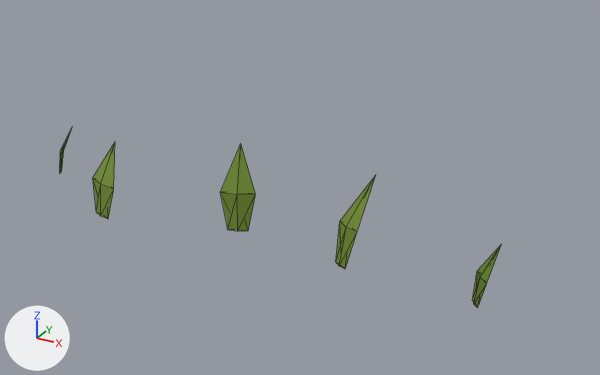
One commit to the glTF model assets/custom/models/tile_decorations/tile_grass_edge_04.glb: the scene before it, then after it.
Camera for both pictures: a 50 mm camera at (0.617, -1.364, 0.55) aimed at (0.066, -0.361, 0.048). Arrows for +X, +Y and +Z are at lower left; the lights stay in place. The picture after the commit comes second. Mesh edges are drawn as thin lines. Vertices at exactly the same position are counted once.

The first picture shows 'tile_grass_edge_04'.
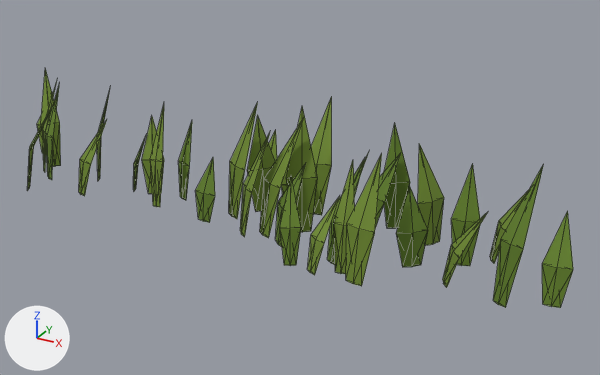
The edits, one by one:
me_tile_grass_edge_04_mesh is used by ob_tile_grass_edge_04; location (0.0, 0.0, 0.0).
me_tile_grass_edge_04_mesh had 45 vertices, 70 faces and spanned x -0.401..0.397, y -0.5..-0.37, z -0.006..0.118.
me_tile_grass_edge_04_mesh now has 324 vertices, 504 faces and spans x -0.494..0.479, y -0.5..-0.268, z -0.006..0.172.
me_tile_grass_edge_04_mesh part 1: the loose piece of 9 vertices spanning x 0.171..0.21, y -0.466..-0.412, z -0.006..0.118 is scaled about its middle by (0.805, 0.825, 0.841), then moved by (-0.028, -0.039, -0.01).
me_tile_grass_edge_04_mesh part 2: the loose piece of 9 vertices spanning x 0.171..0.21, y -0.466..-0.412, z -0.006..0.118 is copied, and the copy is turned 35.1 degrees about the z axis through its middle and scaled by 0.899, then moved by (0.265, 0.034, -0.007); it spans x 0.441..0.479, y -0.427..-0.374, z -0.006..0.104.
me_tile_grass_edge_04_mesh part 3: the loose piece of 9 vertices spanning x -0.235..-0.178, y -0.5..-0.462, z -0.006..0.107 is multiplied about its middle by the matrix ((0.646, 0.538, -0.016), (-0.539, 0.646, -0.01), (0.006, 0.018, 0.841)), then moved by (-0.018, 0.1, -0.009).
me_tile_grass_edge_04_mesh part 4: the loose piece of 9 vertices spanning x -0.026..0.023, y -0.442..-0.4, z -0.006..0.118 is multiplied about its middle by the matrix ((0.815, -0.291, 0.03), (0.292, 0.814, -0.035), (-0.017, 0.044, 0.865)), then moved by (0.265, 0.017, -0.007).
me_tile_grass_edge_04_mesh part 5: the loose piece of 9 vertices spanning x -0.026..0.023, y -0.442..-0.4, z -0.006..0.118 is copied, and the copy is turned -26.6 degrees about the z axis through its middle and scaled by 0.766, then moved by (-0.057, -0.002, -0.014); it spans x -0.08..-0.041, y -0.436..-0.405, z -0.006..0.09.
me_tile_grass_edge_04_mesh part 6: the loose piece of 9 vertices spanning x -0.026..0.023, y -0.442..-0.4, z -0.006..0.118 is copied, and the copy is multiplied about its middle by the matrix ((0.536, 0.813, 0.017), (-0.813, 0.536, 0.023), (0.01, -0.027, 0.974)), then moved by (0.091, -0.012, -0.002); it spans x 0.063..0.104, y -0.453..-0.41, z -0.006..0.114.
me_tile_grass_edge_04_mesh part 7: the loose piece of 9 vertices spanning x 0.171..0.21, y -0.466..-0.412, z -0.006..0.118 is copied, and the copy is multiplied about its middle by the matrix ((0.809, 0.403, -0.017), (-0.404, 0.809, -0.012), (0.01, 0.018, 0.904)), then moved by (0.184, 0.108, -0.005); it spans x 0.355..0.399, y -0.354..-0.318, z -0.006..0.107.
me_tile_grass_edge_04_mesh part 8: the loose piece of 9 vertices spanning x -0.401..-0.37, y -0.403..-0.37, z -0.006..0.075 is scaled about its middle by (1.17, 1.18, 2.01), then moved by (0.082, 0.007, 0.041).
me_tile_grass_edge_04_mesh part 9: the loose piece of 9 vertices spanning x 0.171..0.21, y -0.466..-0.412, z -0.006..0.118 is copied, and the copy is turned 37.3 degrees about the z axis through its middle and scaled by 0.874, then moved by (-0.211, 0.127, -0.008); it spans x -0.034..0.003, y -0.333..-0.284, z -0.006..0.102.
me_tile_grass_edge_04_mesh part 10: the loose piece of 9 vertices spanning x 0.37..0.397, y -0.476..-0.45, z -0.006..0.077 is deleted.
me_tile_grass_edge_04_mesh part 11: 243 vertices added at x -0.494..0.425, y -0.496..-0.268, z -0.006..0.172.

What differs and where, as boxes (x1, y1, x2, y2) in the pictures (600 x 375 px; the box of a moved part takes in the faces that stretch with it):
'tile_grass_edge_04', reshaped (23% wider, 33% taller): before (60, 129, 502, 308); after (27, 69, 573, 308)
part 1 of me_tile_grass_edge_04_mesh, moved or reshaped: before (336, 175, 376, 269); after (307, 196, 340, 275)
part 2 of me_tile_grass_edge_04_mesh, added (green): after (542, 211, 573, 308)
part 3 of me_tile_grass_edge_04_mesh, moved or reshaped: before (93, 142, 115, 219); after (133, 136, 146, 191)
part 4 of me_tile_grass_edge_04_mesh, moved or reshaped: before (221, 144, 256, 231); after (396, 186, 428, 267)
part 5 of me_tile_grass_edge_04_mesh, added (green): after (196, 157, 215, 223)
part 6 of me_tile_grass_edge_04_mesh, added (green): after (275, 164, 306, 247)
part 7 of me_tile_grass_edge_04_mesh, added (green): after (490, 190, 529, 264)
part 8 of me_tile_grass_edge_04_mesh, moved or reshaped: before (60, 129, 72, 173); after (97, 90, 110, 180)
part 9 of me_tile_grass_edge_04_mesh, added (mostly hidden): after (269, 130, 277, 161)
part 10 of me_tile_grass_edge_04_mesh, deleted (green): before (472, 244, 502, 308)
part 11 of me_tile_grass_edge_04_mesh, added (green): after (27, 69, 544, 308)
